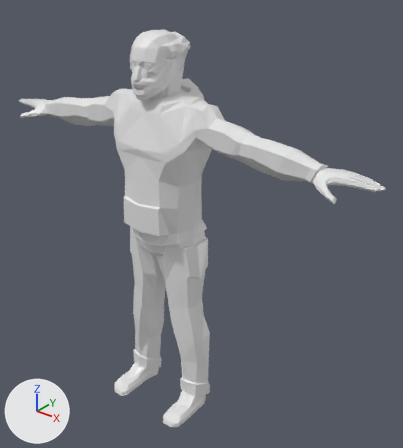
What one commit did to the Blender file modele do blendera/Postacie/modele do animacji/NPC_Józek/NPC_Józek.blend.
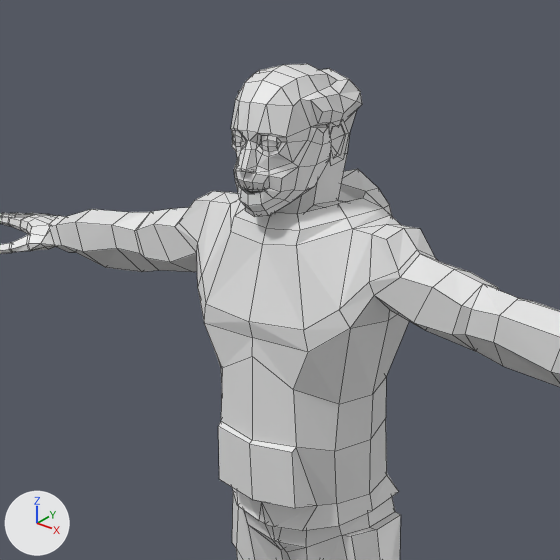
There are two pictures of each version: one whole from a 50 mm camera at (9.3, -10.04, 4.67) aimed at (0.75, 0.65, -1.96), one close up on the part from 6% to 70% of the width and 0% to 58% of the height. Every picture has the same lights, and +X, +Y and +Z are marked at lower left. The last two pictures show the newer version. The close-ups show mesh edges as thin lines.
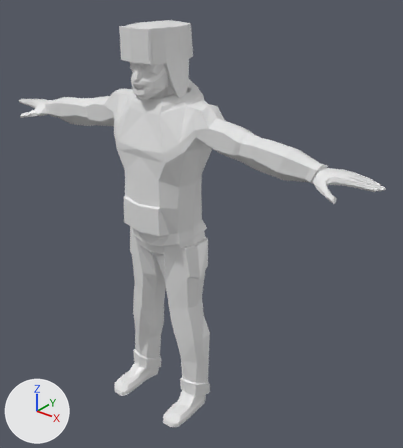
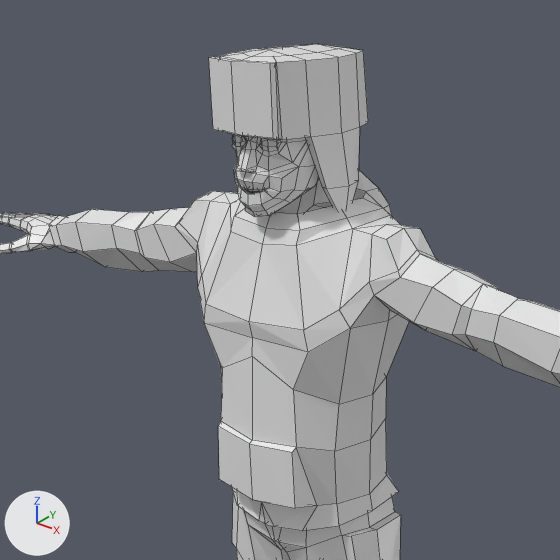
Commit message: Józek dostał czapeczkę

Location of each change, [x1, y1, x2, y2] in pixels of the close-ups (560 x 560 px; the box of a moved part takes in the faces that stretch with it):
'Cube', reshaped: before [0, 64, 560, 560]; after [0, 44, 560, 560]
part 1 of me_cube, added: after [209, 44, 368, 211]
part 2 of me_cube, moved or reshaped (not visible afterwards): before [238, 79, 362, 127]

The change, as a diff of the scene's bpy script:
```diff
--- a/modele do blendera/Postacie/modele do animacji/NPC_Józek/NPC_Józek.blend.py
+++ b/modele do blendera/Postacie/modele do animacji/NPC_Józek/NPC_Józek.blend.py
@@ me_cube @@
 # used by ob_cube; location = (0.0, 0.0, 0.0)
-me_cube.from_pydata(...)  # 680 vertices, 669 faces, 2 loose edges; spans x 0.0..5.83, y -1.29..1.12, z -7.59..3.08
+me_cube.from_pydata(...)  # 764 vertices, 713 faces, 35 loose edges; spans x -1.0..5.83, y -1.29..1.12, z -7.59..3.25
+# me_cube part 1: a new loose piece of 52 vertices spanning x 0.0..0.75, y -0.94..0.8, z 1.55..3.25, in mat_material (white #e7e7e7)
+# me_cube part 2: 9 vertices moved from x 0.53..0.64, y -0.34..0.33, z 2.53..2.8 to x 0.49..0.57, y -0.34..0.33, z 2.53..2.8
+# other edits to the shape of me_cube do not show in these pictures
 me_cube.materials.append(mat_material)
```
